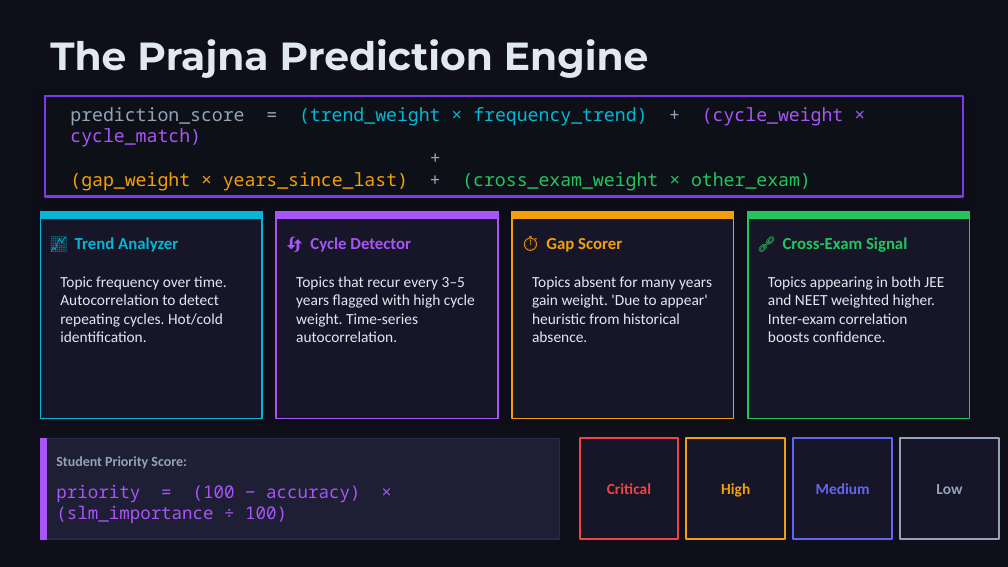
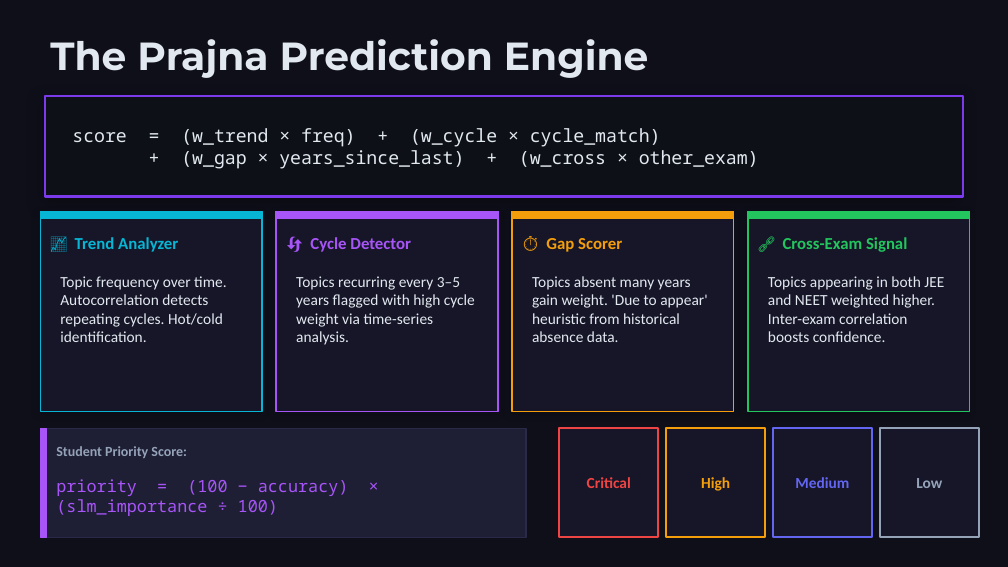
Before and after one commit to firnweh/prajna-slm, a slide deck: slide 5 of docs/prajna-deck/prajna-deck.pptx. Drawn at 1008x567 pixels with LibreOffice and Linux fonts; fonts in the diff are those of the drawing. Boxes give left, top, right and bottom in pixels: in the first picture for what was removed or moved away, otherwise in the second. Text is boxed around its words. In the diff, an @@ line names an element or a change of style, - is before the commit and + after.

```diff
--- a/docs/prajna-deck/prajna-deck.pptx
+++ b/docs/prajna-deck/prajna-deck.pptx
@@ text at <box>72,128,759,169</box>: text changed; text colour #06B6D4 to #E2E8F0 @@
-prediction_score = (trend_weight × frequency_trend) + (cycle_weight × cycle_match)
-+
-(gap_weight × years_since_last) + (cross_exam_weight × other_exam)
+score = (w_trend × freq) + (w_cycle × cycle_match)
++ (w_gap × years_since_last) + (w_cross × other_exam)
@@ rectangle: place and size @@
-rectangle at <box>40,212,262,418</box>
+rectangle at <box>40,212,262,411</box>
@@ rectangle: place and size @@
-rectangle at <box>276,212,498,418</box>
+rectangle at <box>276,212,498,411</box>
@@ rectangle: place and size @@
-rectangle at <box>512,212,734,418</box>
+rectangle at <box>512,212,734,411</box>
@@ rectangle: place and size @@
-rectangle at <box>748,212,970,418</box>
+rectangle at <box>748,212,970,411</box>
@@ text at <box>60,276,226,342</box>: text changed @@
-Topic frequency over time. Autocorrelation to detect repeating cycles. Hot/cold identification.
+Topic frequency over time. Autocorrelation detects repeating cycles. Hot/cold identification.
@@ text at <box>296,276,475,345</box>: text changed @@
-Topics that recur every 3–5 years flagged with high cycle weight. Time-series autocorrelation.
+Topics recurring every 3–5 years flagged with high cycle weight via time-series analysis.
@@ text at <box>532,276,707,342</box>: text changed @@
-Topics absent for many years gain weight. 'Due to appear' heuristic from historical absence.
+Topics absent many years gain weight. 'Due to appear' heuristic from historical absence data.
@@ rectangle: place and size @@
-rectangle at <box>40,438,46,539</box>
+rectangle at <box>40,428,46,537</box>
@@ rectangle: place and size @@
-rectangle at <box>40,438,559,539</box>
+rectangle at <box>40,428,526,537</box>
@@ text "Student Priority Score:": place and size @@
-text "Student Priority Score:" at <box>56,456,187,468</box>
+text "Student Priority Score:" at <box>56,446,187,458</box>
@@ text "Critical": place and size @@
-text "Critical" at <box>607,483,651,494</box>
+text "Critical" at <box>587,477,631,488</box>
@@ rectangle: place and size @@
-rectangle at <box>580,438,678,539</box>
+rectangle at <box>559,428,658,537</box>
@@ text "High": place and size @@
-text "High" at <box>721,483,750,497</box>
+text "High" at <box>701,477,730,491</box>
@@ rectangle: place and size @@
-rectangle at <box>686,438,785,539</box>
+rectangle at <box>666,428,765,537</box>
@@ text "Medium": place and size @@
-text "Medium" at <box>816,483,870,494</box>
+text "Medium" at <box>795,477,849,488</box>
@@ rectangle: place and size @@
-rectangle at <box>793,438,892,539</box>
+rectangle at <box>773,428,872,537</box>
@@ text "Low": place and size @@
-text "Low" at <box>936,484,962,494</box>
+text "Low" at <box>916,478,942,488</box>
@@ rectangle: place and size @@
-rectangle at <box>900,438,999,539</box>
+rectangle at <box>880,428,979,537</box>
@@ text "priority = (100 − accuracy) ..." at <box>56,479,349,516</box>: size 12.5 to 12 pt @@
```
Also in this commit, not shown: 9 other slides changed, 1 other file.
